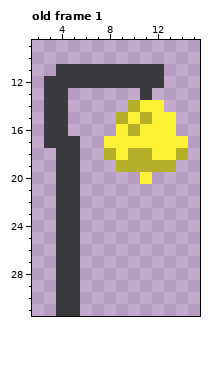
Two versions of one pixel-art file, Assets/Games/Iribus/Assets/Sprites/Objetos/CampanaAmarilla.aseprite. The picture above was drawn from the file before the commit.
16x32 pixels, 1 frame. Shown: old frame 1: x 2..15, y 9..31. The commit also changed other frames, which this record leaves out.
Now the later version:
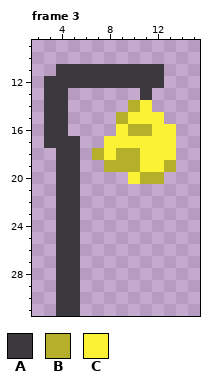
Palette (. is transparent): A #3b393d  B #b6af29  C #fbf236
A new or re-ordered frame is compared with the old frame closest to it.
Edits made:
frames 1 -> 4
Frame 3 is new; against old frame 1:
Colour B is added in row 18 at x 7; in row 19 at x 8; in row 20 at x 12.
Colour B replaces colour C in row 16 at x 11; in row 18 at x 9; in row 20 at x 11.
Colour C is added in row 20 at x 10.
Colour C replaces colour B in row 15 at x 11; in row 18 at x 8 and 11; in row 19 at x 11 to 12.
The author cleared colour B in row 18 at x 14.
The author cleared colour C in row 14 at x 12; in row 15 at x 13; in row 17 at x 14.
Pixel boxes of the changes (left, top, right, bottom) in both pictures:
changed: (92, 100, 188, 184)
